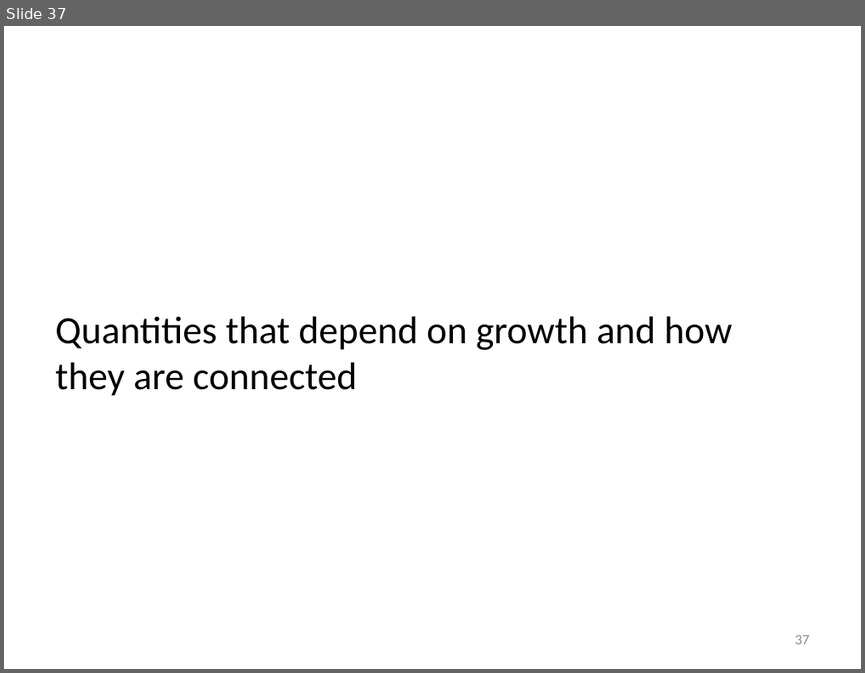
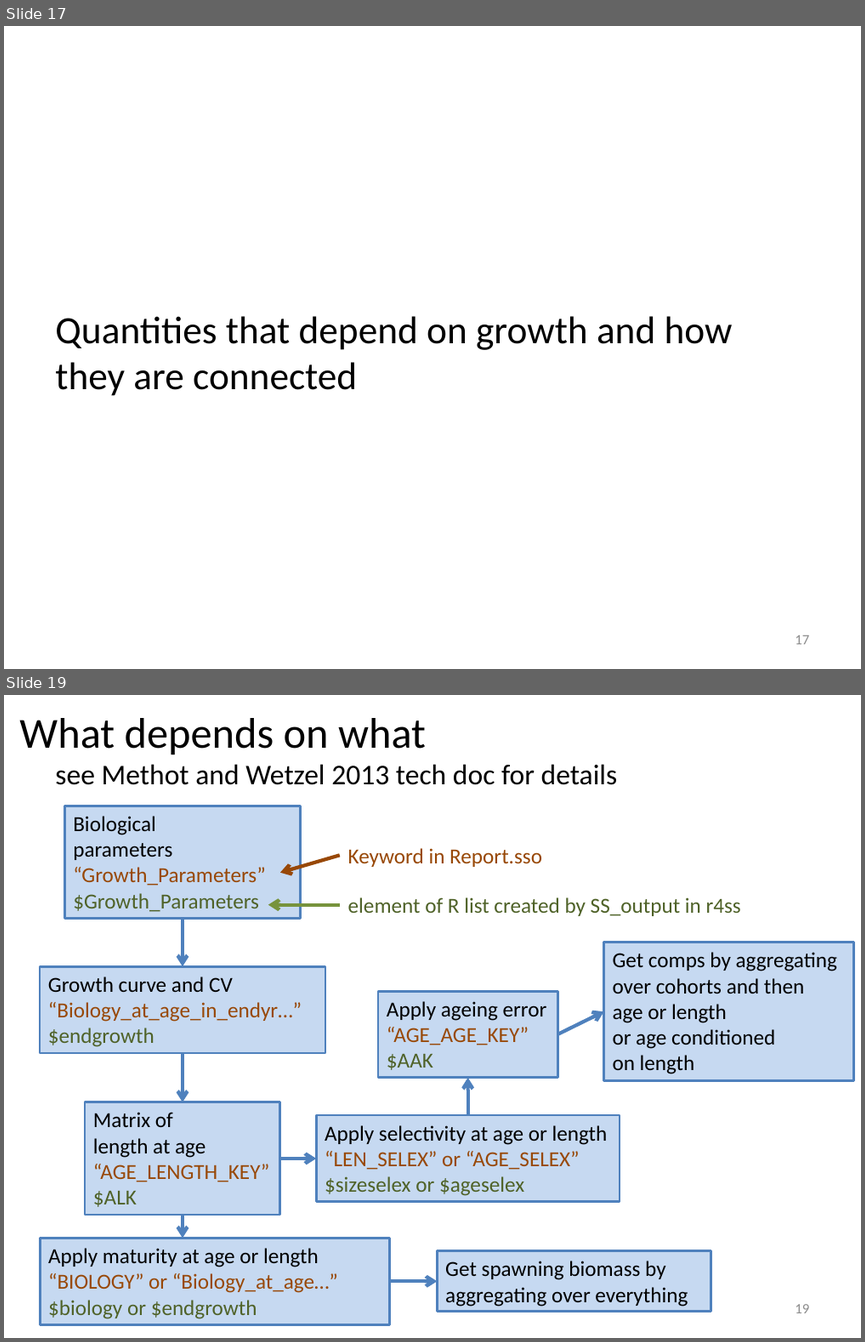
Before and after one commit to iantaylor-NOAA/SSgrowth, a slide deck: Modeling growth in SS.pptx. Shown one above the other, each under a label of ours: slide 37 before the commit, slides 17 and 19 after it; the slides between them are not shown. The pictures are 865x673 and 865x1342 pixels, drawn with LibreOffice and Linux fonts; fonts in the diff are those of the drawing. Boxes give left, top, right and bottom in pixels: in the first picture for what was removed or moved away, otherwise in the second. Text is boxed around its words. In the diff, an @@ line names an element or a change of style, - is before the commit and + after.

```diff
--- a/Modeling growth in SS.pptx
+++ b/Modeling growth in SS.pptx
@@ slide 19 added at <box>4,695,861,1338</box>, background #FFFFFF @@
@@ title added at <box>19,718,426,755</box>, 36 pt, text #000000 @@
+What depends on what
@@ text added at <box>55,764,618,785</box>, 24 pt, text #000000 @@
+see Methot and Wetzel 2013 tech doc for details
@@ rectangle added at <box>65,805,301,918</box>, fill #C6D9F1, outline #4F81BD 2 pt, 18 pt, text #000000 @@
+Biological
+parameters
+“Growth_Parameters”
+$Growth_Parameters
@@ arrow added from (340, 855) to (280, 873), #984807 3 pt @@
@@ text added at <box>348,848,542,867</box>, 18 pt, text #984807 @@
+Keyword in Report.sso
@@ text added at <box>348,897,741,916</box>, 18 pt, text #4F6228 @@
+element of R list created by SS_output in r4ss
@@ arrow added from (182, 918) to (182, 967), #4F81BD 3 pt @@
@@ arrow added from (340, 905) to (268, 905), #77933C 3 pt @@
@@ rectangle added at <box>604,942,854,1082</box>, fill #C6D9F1, outline #4F81BD 2 pt, 18 pt, text #000000 @@
+Get comps by aggregating
+over cohorts and then
+age or length
+or age conditioned
+on length
@@ rectangle added at <box>40,967,325,1053</box>, fill #C6D9F1, outline #4F81BD 2 pt, 18 pt, text #984807 @@
+Growth curve and CV
+“Biology_at_age_in_endyr…”
+$endgrowth
@@ rectangle added at <box>378,991,557,1077</box>, fill #C6D9F1, outline #4F81BD 2 pt, 18 pt, text #000000 @@
+Apply ageing error
+“AGE_AGE_KEY”
+$AAK
@@ arrow added from (557, 1034) to (604, 1011), #4F81BD 3 pt @@
@@ arrow added from (182, 1053) to (182, 1102), #4F81BD 3 pt @@
@@ rectangle added at <box>85,1102,280,1214</box>, fill #C6D9F1, outline #4F81BD 2 pt, 18 pt, text #000000 @@
+Matrix of
+length at age
+“AGE_LENGTH_KEY”
+$ALK
@@ arrow added from (467, 1115) to (467, 1077), #4F81BD 3 pt @@
@@ rectangle added at <box>316,1115,619,1202</box>, fill #C6D9F1, outline #4F81BD 2 pt, 18 pt, text #000000 @@
+Apply selectivity at age or length
+“LEN_SELEX” or “AGE_SELEX”
+$sizeselex or $ageselex
@@ arrow added from (280, 1158) to (316, 1158), #4F81BD 3 pt @@
@@ arrow added from (182, 1214) to (182, 1237), #4F81BD 3 pt @@
@@ rectangle added at <box>40,1237,390,1324</box>, fill #C6D9F1, outline #4F81BD 2 pt, 18 pt, text #984807 @@
+Apply maturity at age or length
+“BIOLOGY” or “Biology_at_age…”
+$biology or $endgrowth
@@ rectangle added at <box>437,1250,711,1311</box>, fill #C6D9F1, outline #4F81BD 2 pt, 18 pt, text #000000 @@
+Get spawning biomass by aggregating over everything
@@ arrow added from (390, 1281) to (437, 1281), #4F81BD 3 pt @@
@@ page number added at <box>794,1304,809,1313</box>, 12 pt, text #8C8C8C @@
+19
@@ what was slide 37 is now slide 17 @@
@@ page number at <box>794,635,809,644</box>: text changed @@
-37
+17
```
Also in this commit, not shown: 3 slides changed, 1 other slide added, 1 other file.
